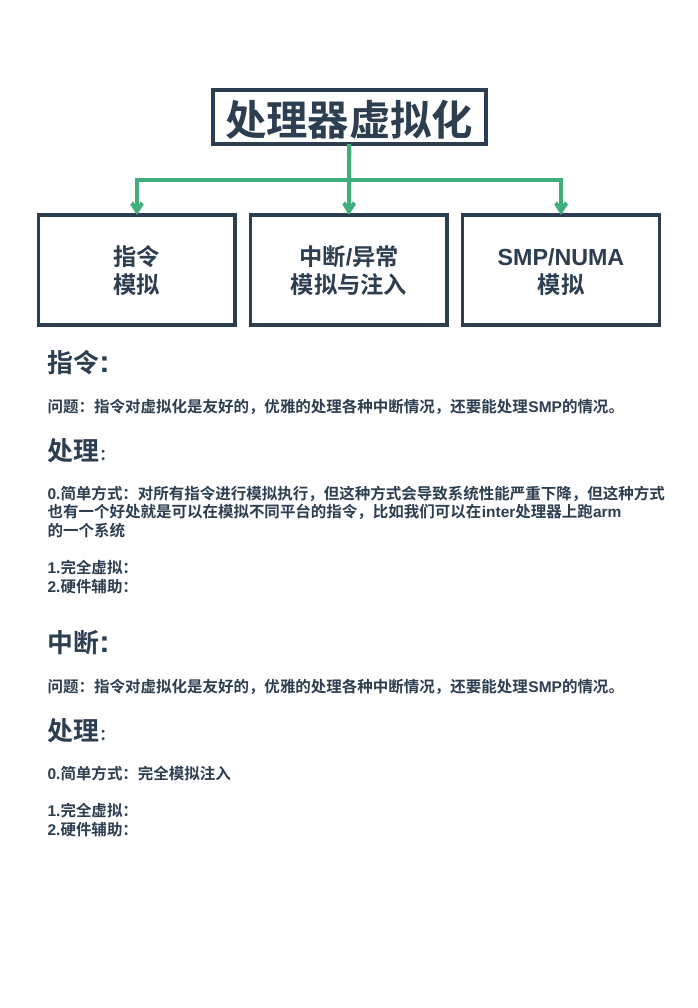
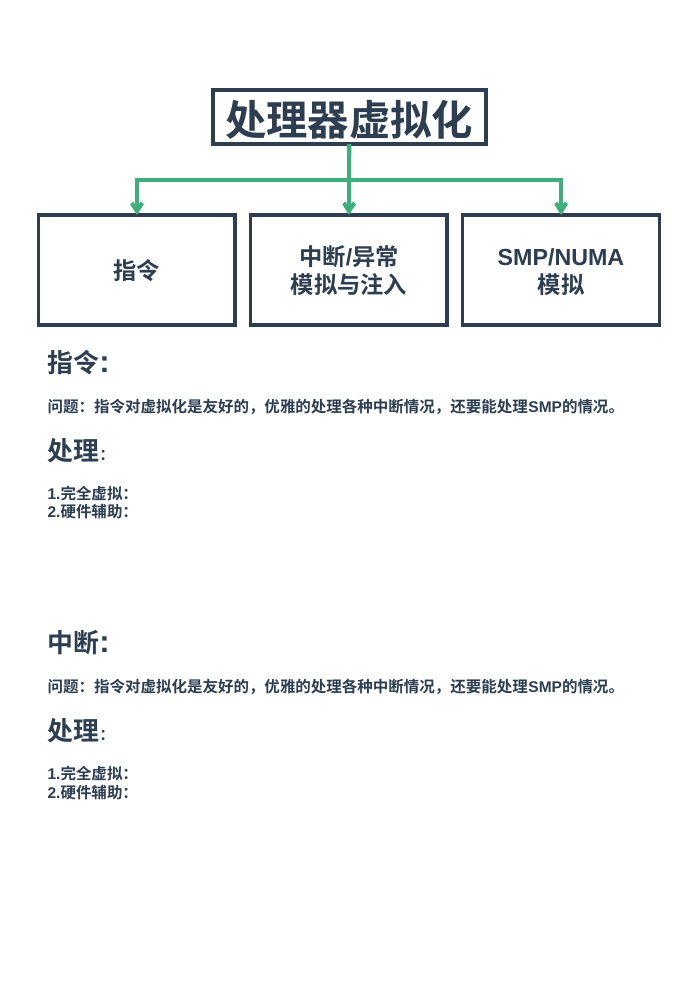
Before and after one commit to zaiqiang-dong/zaiqiang, a slide deck: slide 7 of picture/vitrualization/vitrualization.pptx (slide 14 before the commit). Drawn at 698x1008 pixels with LibreOffice and Linux fonts; fonts in the diff are those of the drawing. Boxes give left, top, right and bottom in pixels: in the first picture for what was removed or moved away, otherwise in the second. Text is boxed around its words. In the diff, an @@ line names an element or a change of style, - is before the commit and + after.

```diff
--- a/picture/vitrualization/vitrualization.pptx
+++ b/picture/vitrualization/vitrualization.pptx
@@ text in rectangle at <box>114,273,161,295</box>: paragraph removed @@
-模拟
@@ text at <box>48,486,665,538</box>: paragraphs removed @@
-0.简单方式：对所有指令进行模拟执行，但这种方式会导致系统性能严重下降，但这种方式
-也有一个好处就是可以在模拟不同平台的指令，比如我们可以在inter处理器上跑arm
-的一个系统
@@ text at <box>48,767,231,781</box>: paragraph removed @@
-0.简单方式：完全模拟注入
```
Also in this commit, not shown: 11 other slides changed, 21 slides added, 9 slides removed, 14 other files.
